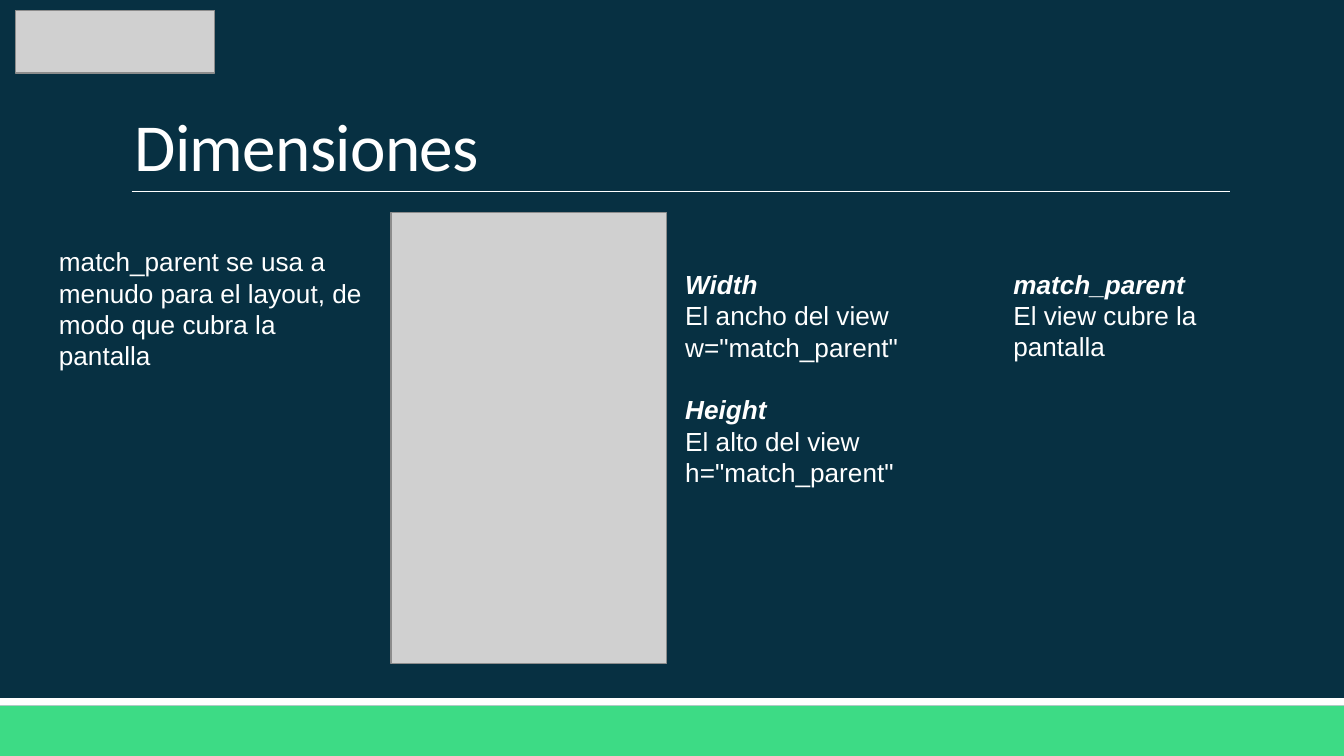
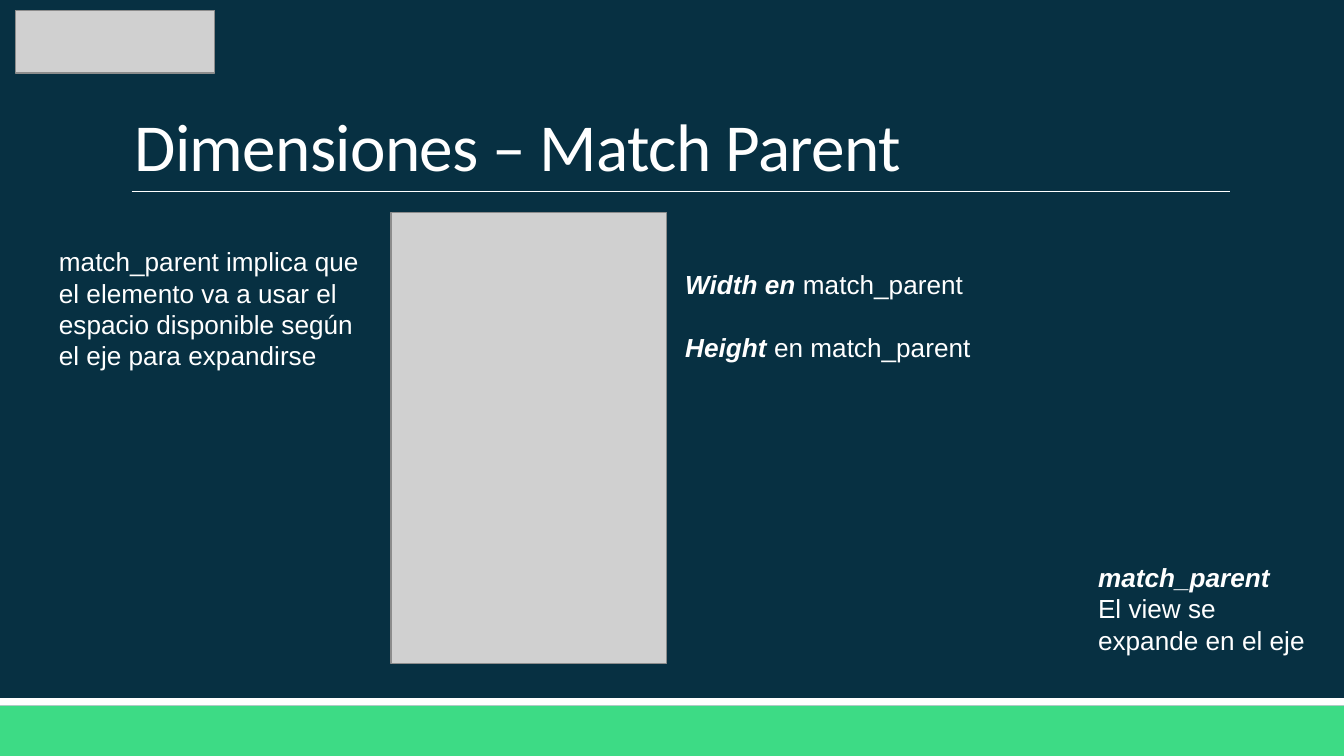
Before and after one commit to Domiciano/AppMoviles202, a slide deck: slide 50 of Semana 1/Clase 1 - Diagramación.pptx (slide 53 before the commit). Drawn at 1344x756 pixels with LibreOffice and Linux fonts; fonts in the diff are those of the drawing; grey boxes stand for pictures. Boxes give left, top, right and bottom in pixels: in the first picture for what was removed or moved away, otherwise in the second. Text is boxed around its words. In the diff, an @@ line names an element or a change of style, - is before the commit and + after.

```diff
--- a/Semana 1/Clase 1 - Diagramación.pptx
+++ b/Semana 1/Clase 1 - Diagramación.pptx
@@ title at [134,124,900,172]: text changed @@
-Dimensiones
+Dimensiones – Match Parent
@@ text at [59,252,359,371]: text changed @@
-match_parent se usa a menudo para el layout, de modo que cubra la pantalla
+match_parent implica que el elemento va a usar el espacio disponible según el eje para expandirse
@@ text at [685,275,970,362]: text changed @@
-Width
-El ancho del view
-w="match_parent"
-Height
-El alto del view
-h="match_parent"
+Width en match_parent
+Height en match_parent
@@ text "match_parent": place and size @@
-text "match_parent" at [1013,275,1196,362]
+text "match_parent" at [1098,568,1305,656]
@@ text at [1098,599,1305,656]: text changed @@
-El view cubre la pantalla
+El view se expande en el eje
```
Also in this commit, not shown: 5 other slides changed, 19 slides added, 15 slides removed.
